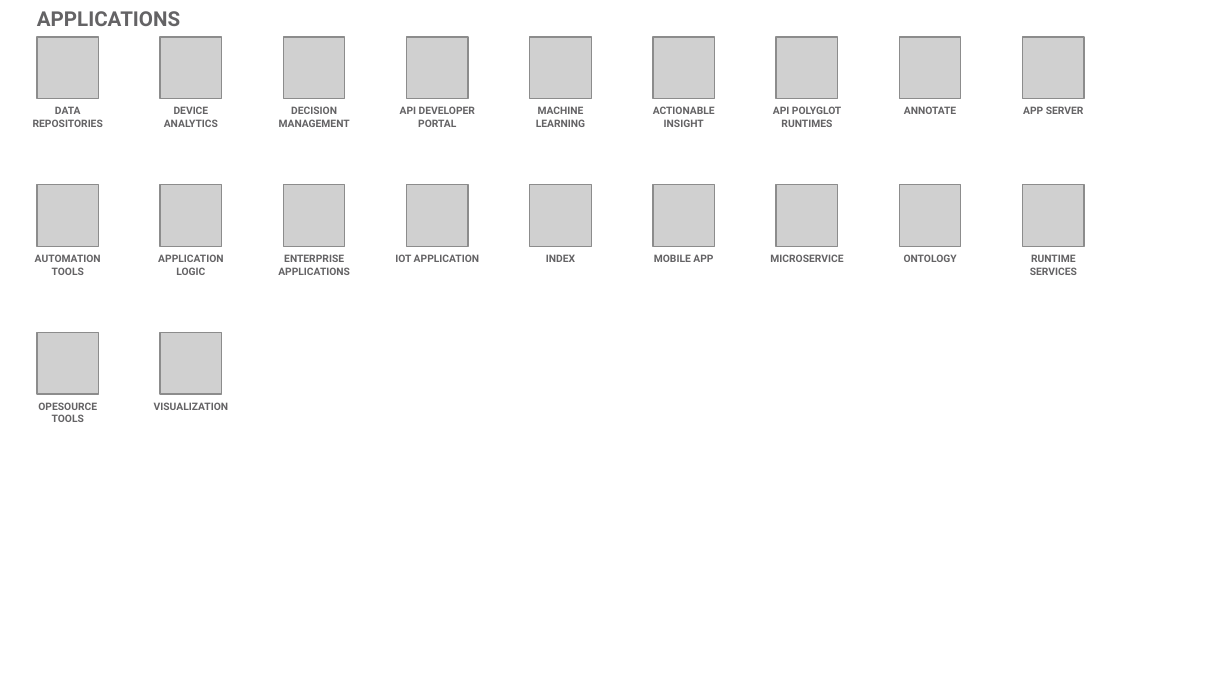
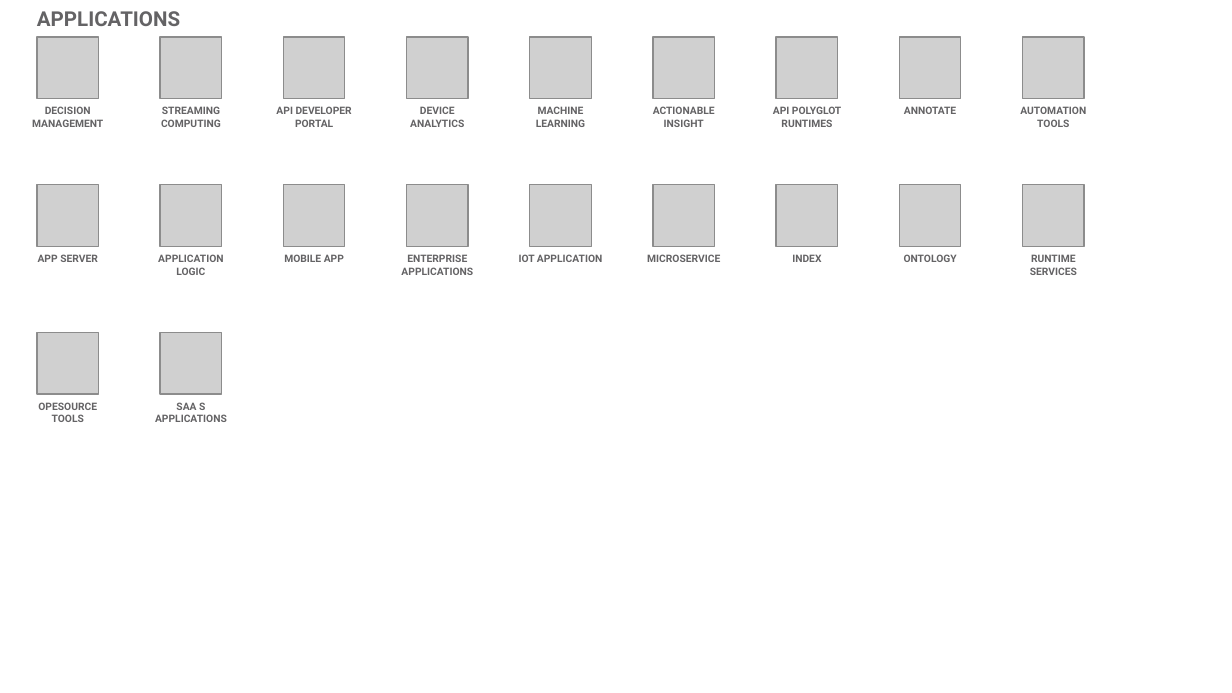
Before and after one commit to l2fprod/myarchitecture, a slide deck: slide 13 of mycatalog-architecture-diagram-template.pptx. Drawn at 1232x693 pixels with LibreOffice and Linux fonts; fonts in the diff are those of the drawing; grey boxes stand for pictures. Boxes give left, top, right and bottom in pixels: in the first picture for what was removed or moved away, otherwise in the second. Text is boxed around its words. In the diff, an @@ line names an element or a change of style, - is before the commit and + after.

```diff
--- a/mycatalog-architecture-diagram-template.pptx
+++ b/mycatalog-architecture-diagram-template.pptx
@@ text at (32, 106, 103, 127): text changed @@
-DATA REPOSITORIES
+DECISION MANAGEMENT
@@ text at (161, 106, 221, 127): text changed @@
-DEVICE ANALYTICS
+STREAMING COMPUTING
@@ text "API DEVELOPER PORTAL": place and size @@
-text "API DEVELOPER PORTAL" at (400, 106, 475, 127)
+text "API DEVELOPER PORTAL" at (276, 106, 352, 127)
@@ text removed at (279, 106, 350, 127) @@
-DECISION MANAGEMENT
@@ text added at (410, 106, 464, 127), 6 pt, text #646365, bold @@
+DEVICE ANALYTICS
@@ text at (1020, 106, 1086, 127): text changed @@
-APP SERVER
+AUTOMATION TOOLS
@@ text at (38, 254, 98, 262): text changed @@
-AUTOMATION TOOLS
+APP SERVER
@@ text "MOBILE APP": place and size @@
-text "MOBILE APP" at (654, 254, 713, 262)
+text "MOBILE APP" at (284, 254, 344, 262)
@@ text "ENTERPRISE APPLICATIONS": place and size @@
-text "ENTERPRISE APPLICATIONS" at (278, 254, 350, 275)
+text "ENTERPRISE APPLICATIONS" at (401, 254, 473, 275)
@@ text "IOT APPLICATION": place and size @@
-text "IOT APPLICATION" at (395, 254, 479, 262)
+text "IOT APPLICATION" at (519, 254, 602, 262)
@@ text "MICROSERVICE": place and size @@
-text "MICROSERVICE" at (770, 254, 843, 262)
+text "MICROSERVICE" at (647, 254, 720, 262)
@@ text "INDEX": place and size @@
-text "INDEX" at (546, 254, 575, 262)
+text "INDEX" at (792, 254, 821, 262)
@@ text at (155, 402, 227, 422): text changed @@
-VISUALIZATION
+SAA S APPLICATIONS
```
Also in this commit, not shown: 15 other slides changed.
